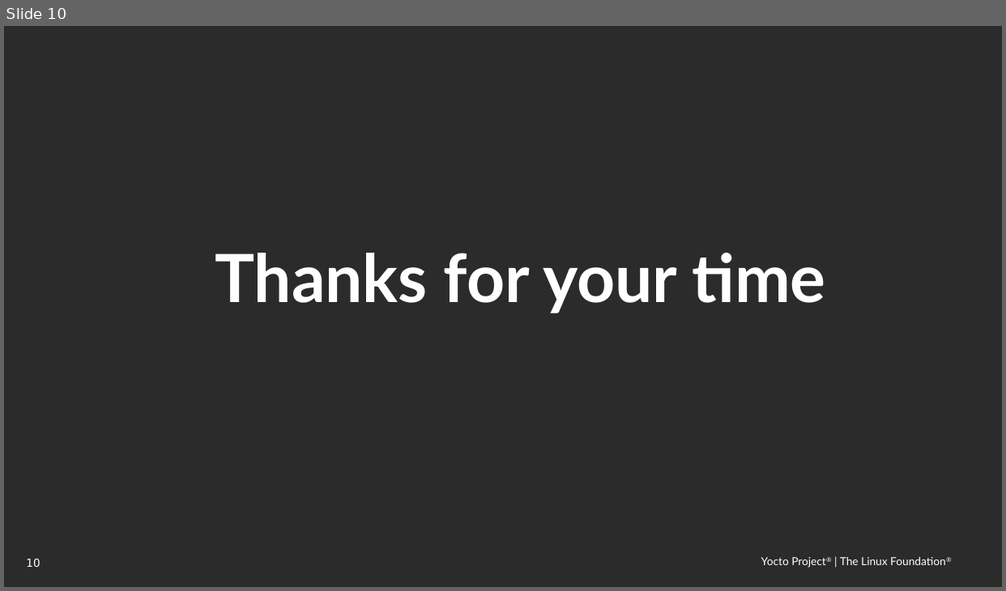
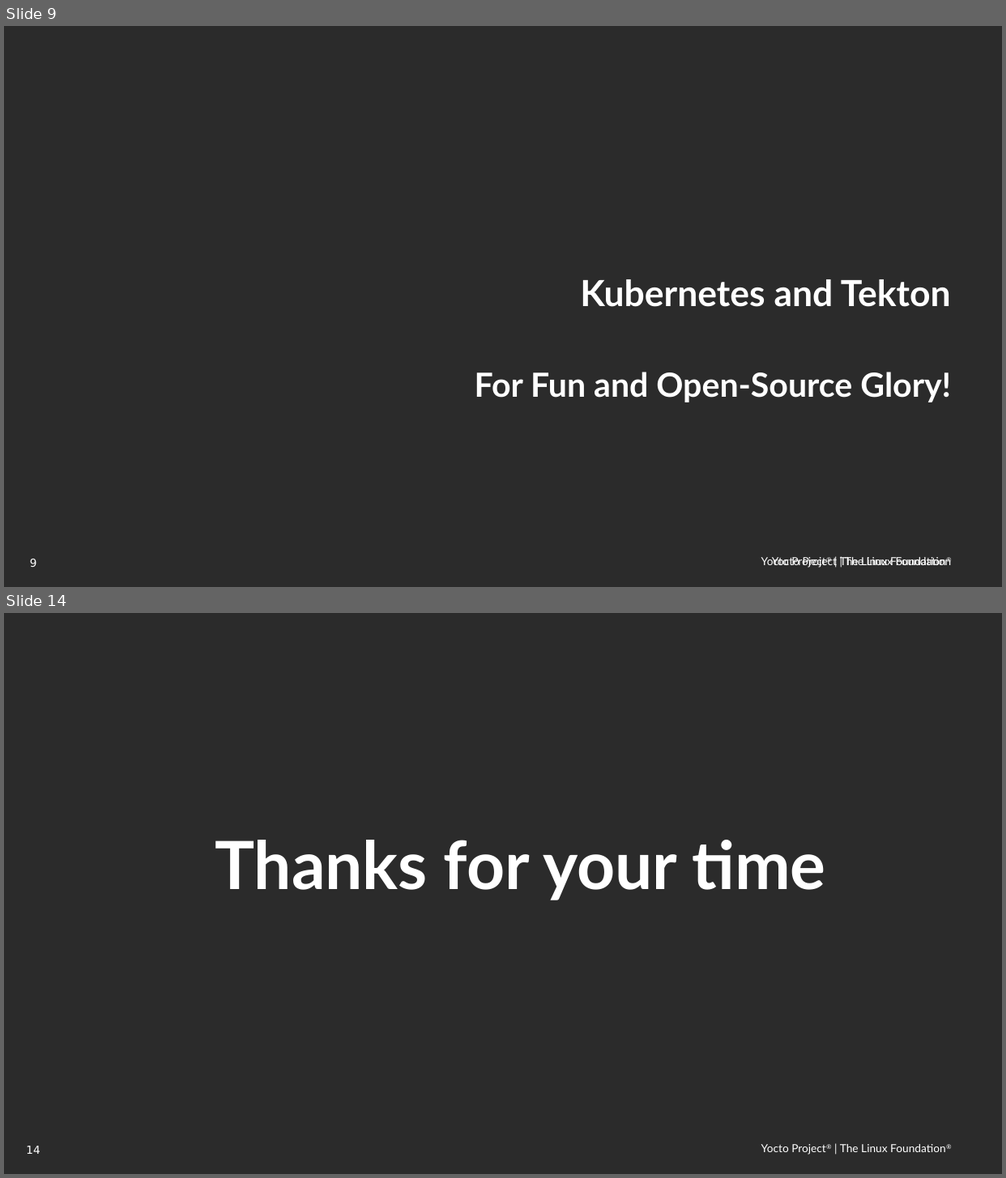
Before and after one commit to threexc/yocto-tekton, a slide deck: yddtalk/YP_DevDay_k8s_tekton.odp. Shown one above the other, each under a label of ours: slide 10 before the commit, slides 9 and 14 after it; the slides between them are not shown. The pictures are 1006x591 and 1006x1178 pixels, drawn with LibreOffice and Linux fonts; fonts in the diff are those of the drawing; background and template pictures are left out; a plain dark background stands for a picture behind light text. Boxes give left, top, right and bottom in pixels: in the first picture for what was removed or moved away, otherwise in the second. Text is boxed around its words. In the diff, an @@ line names an element or a change of style, - is before the commit and + after.

```diff
--- a/yddtalk/YP_DevDay_k8s_tekton.odp
+++ b/yddtalk/YP_DevDay_k8s_tekton.odp
@@ slide 9 added at box(4, 26, 1002, 587), background picture (left out); not listed: 2 template elements that a slide beside it also shows @@
@@ title added at box(580, 280, 951, 307), 26 pt, text #FFFFFF, bold @@
+Kubernetes and Tekton
@@ text added at box(475, 372, 951, 403), 24 pt, text #FFFFFF, bold @@
+For Fun and Open-Source Glory!
@@ text added at box(761, 557, 952, 568), 8 pt, text #FFFFFF @@
+Yocto Project | The Linux Foundation
@@ what was slide 10 is now slide 14 @@
@@ page number at box(26, 1146, 40, 1154): text changed @@
-10
+14
```
Also in this commit, not shown: 2 slides changed, 6 other slides added, 3 slides removed.
